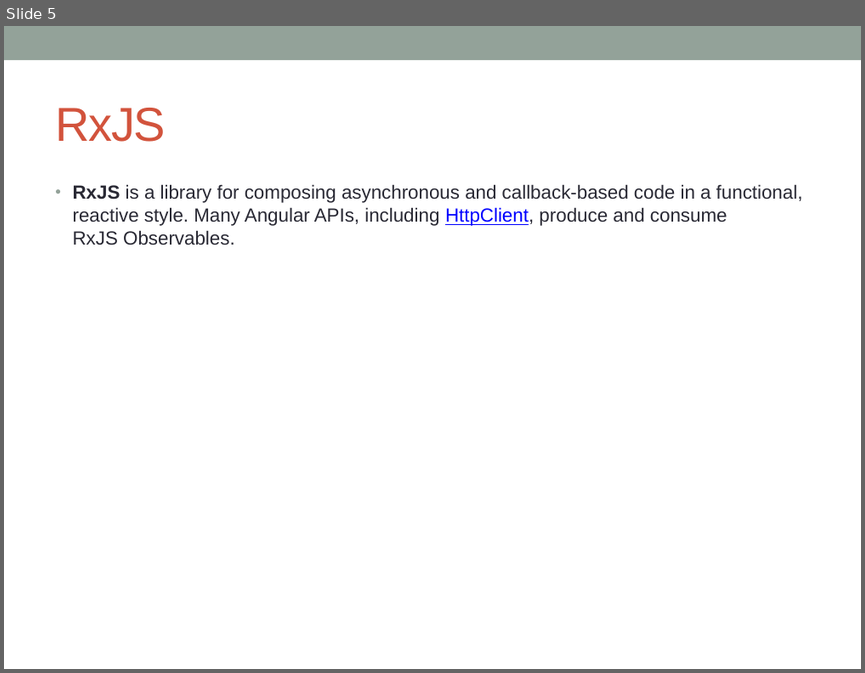
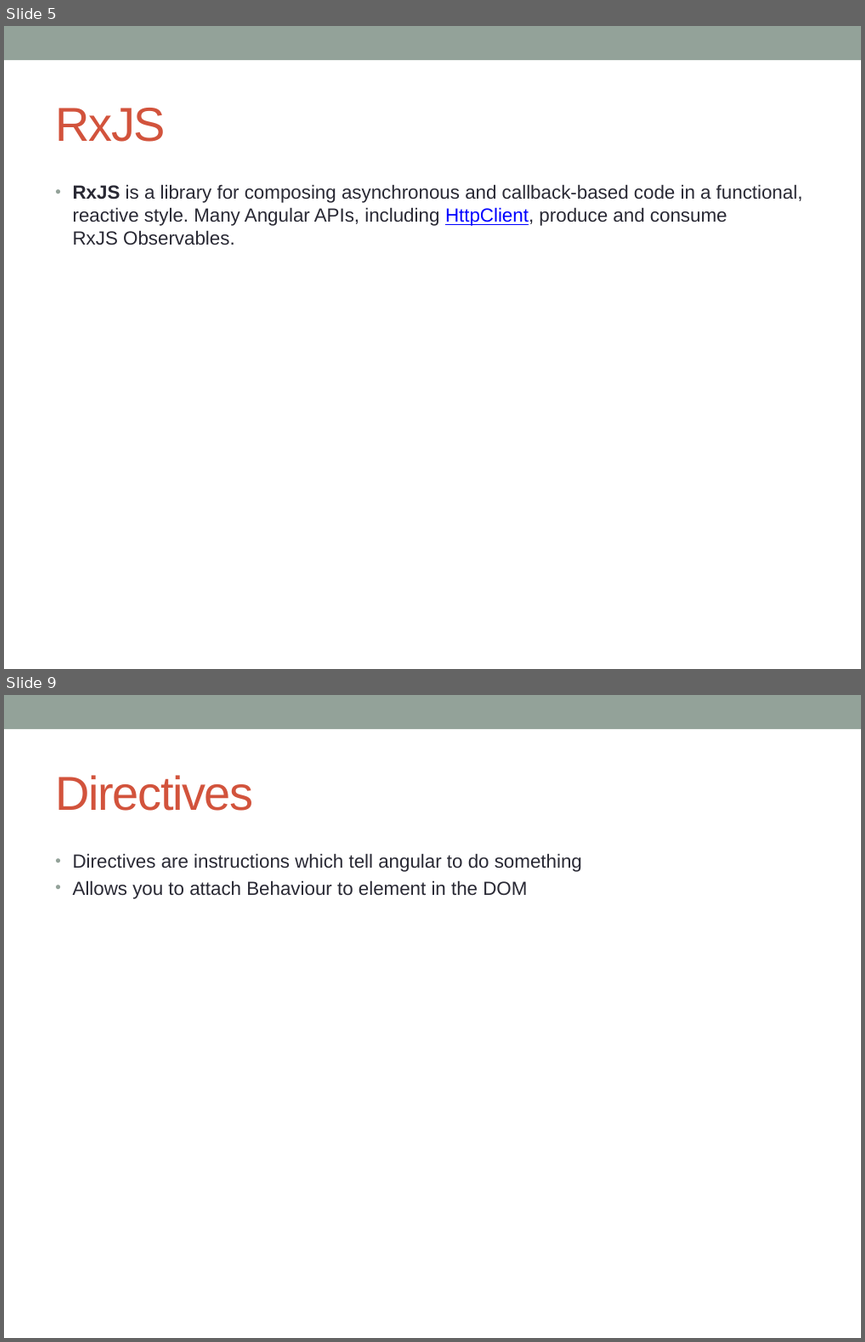
Before and after one commit to notionquest/ProjectDocumentation, a slide deck: Angular.pptx. Shown one above the other, each under a label of ours: slide 5 before the commit, slides 5 and 9 after it; the slides between them are not shown. The pictures are 865x673 and 865x1342 pixels, drawn with LibreOffice and Linux fonts; fonts in the diff are those of the drawing. Boxes give left, top, right and bottom in pixels: in the first picture for what was removed or moved away, otherwise in the second. Text is boxed around its words. In the diff, an @@ line names an element or a change of style, - is before the commit and + after.

```diff
--- a/Angular.pptx
+++ b/Angular.pptx
@@ slide 9 added at (4,695,861,1338), background #FFFFFF; not listed: 1 template element that a slide beside it also shows @@
@@ title added at (55,775,253,811), 40 pt, text #D2533C @@
+Directives
@@ text added at (73,853,582,899), 16 pt, text #292934 @@
+• Directives are instructions which tell angular to do something
+• Allows you to attach Behaviour to element in the DOM
```
Also in this commit, not shown: 2 slides changed, 5 other slides added.
